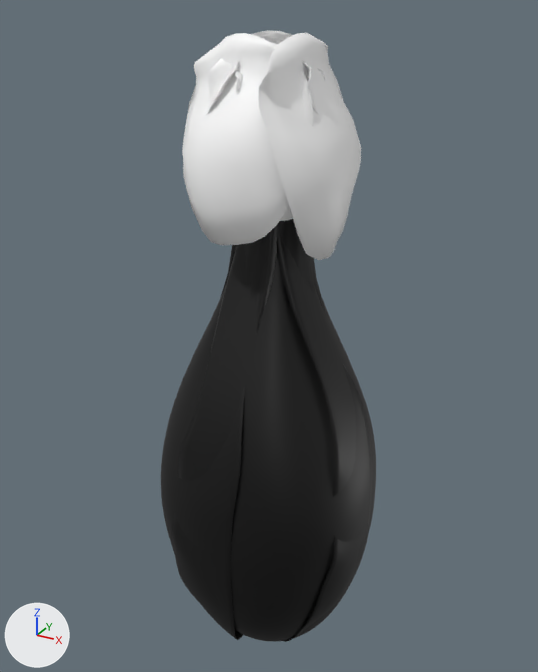
Two versions of the glTF model public/Rose/Rose.glb, one commit apart.
Camera for both pictures: a 50 mm camera at (0.947, -1.712, 1.794) aimed at (-0.016, 0.039, 0.918). Every picture has the same lights, and +X, +Y and +Z are marked at lower left. The older version comes first.

In view in the first picture: 'Rose_mesh'.
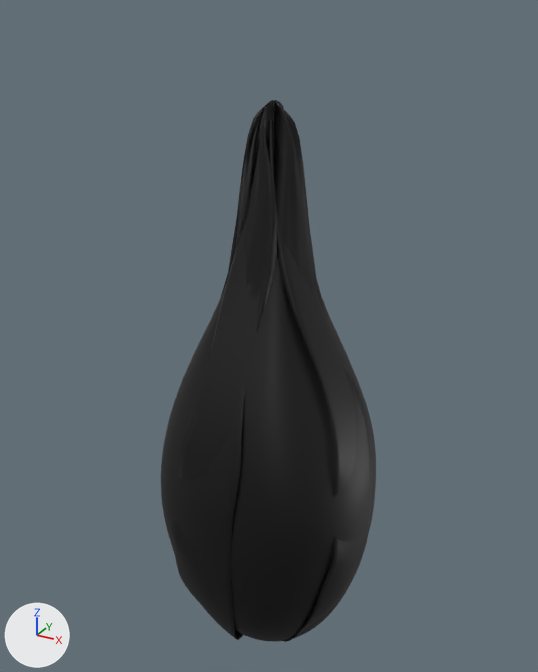
The edits, one by one:
me_rose_mesh is used by ob_rose_mesh; location (0.0, 0.0, 0.0).
me_rose_mesh had 19416 vertices, 38656 faces and spanned x -0.31..0.33, y -0.33..0.31, z -0.15..1.74.
me_rose_mesh now has 36056 vertices, 71936 faces and spans x -0.31..0.33, y -0.33..0.31, z -0.15..1.59.
me_rose_mesh part 1: 20 loose pieces with 3240 vertices, spanning x -0.24..0.25, y -0.23..0.24, z 1.21..1.74, are deleted.
me_rose_mesh part 2: 100 vertices moved within x -0.01..0.07, y -0.06..0.03, z 1.52..1.59; 3240 vertices removed from x -0.09..0.11, y -0.13..0.11, z 1.5..1.62.
Other edits to the shape of me_rose_mesh do not show in these pictures.

What differs and where, as boxes (x1, y1, x2, y2) in the pictures (538 x 672 px):
'Rose_mesh', reshaped (11% shorter)
    before: (161, 30, 376, 642)
    after: (161, 100, 376, 642)
part 1 of me_rose_mesh, deleted
    before: (182, 30, 361, 260)
part 2 of me_rose_mesh, cut back
    after: (258, 100, 284, 131)
